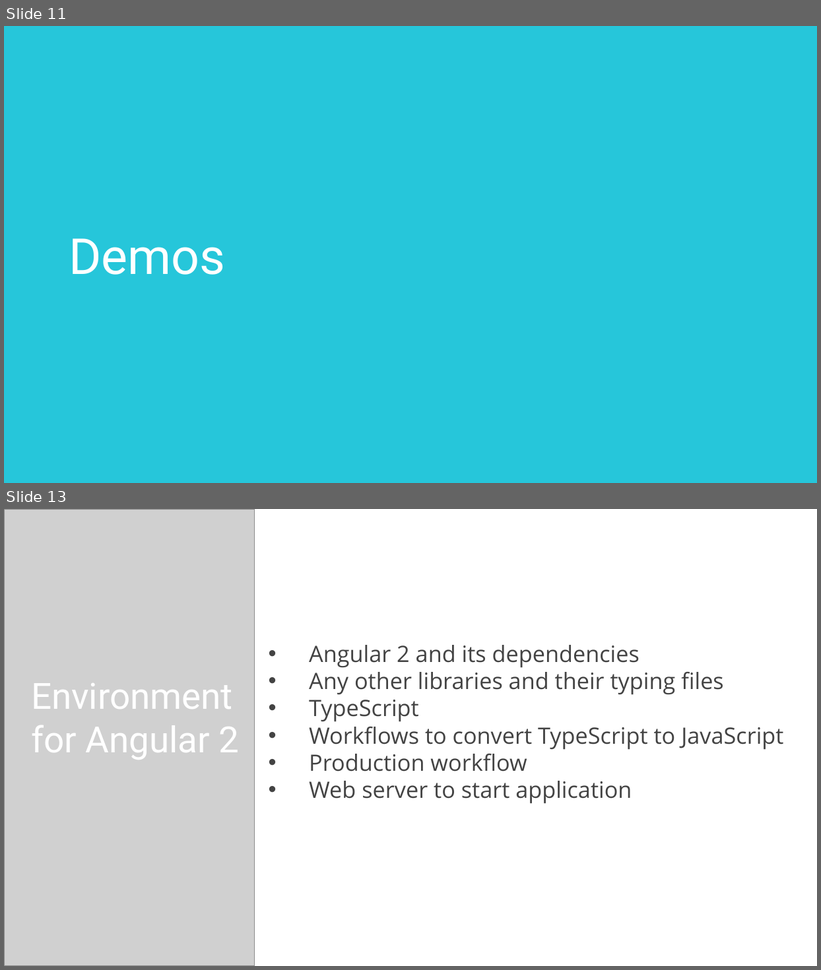
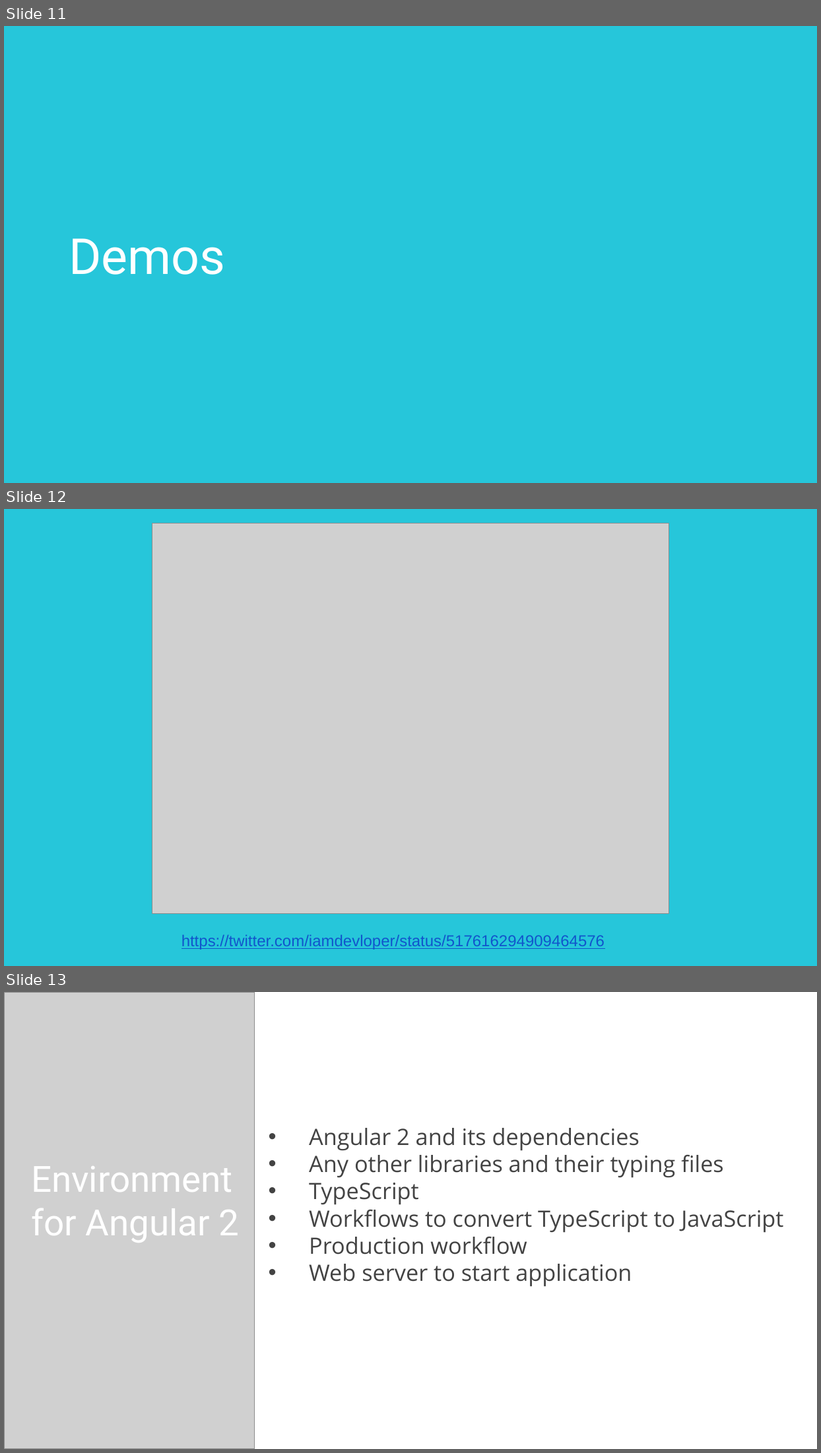
Before and after one commit to AngularJSHyderabad/Overview-of-Angular2, a slide deck: Intro to Angular 2.pptx. Shown one above the other, each under a label of ours: slides 11 and 13 before the commit, slides 11, 12 and 13 after it; the slides between them are not shown. The pictures are 821x970 and 821x1453 pixels, drawn with LibreOffice and Linux fonts; fonts in the diff are those of the drawing; grey boxes stand for pictures. Boxes give left, top, right and bottom in pixels: in the first picture for what was removed or moved away, otherwise in the second. Text is boxed around its words. In the diff, an @@ line names an element or a change of style, - is before the commit and + after.

```diff
--- a/Intro to Angular 2.pptx
+++ b/Intro to Angular 2.pptx
@@ slide 12 added at [4, 509, 817, 966], background #26C6DA @@
@@ picture added at [152, 524, 669, 914] @@
@@ text added at [182, 935, 605, 950], 14 pt, text #1155CC, underline @@
+https://twitter.com/iamdevloper/status/517616294909464576
```
Also in this commit, not shown: 1 slide removed.
